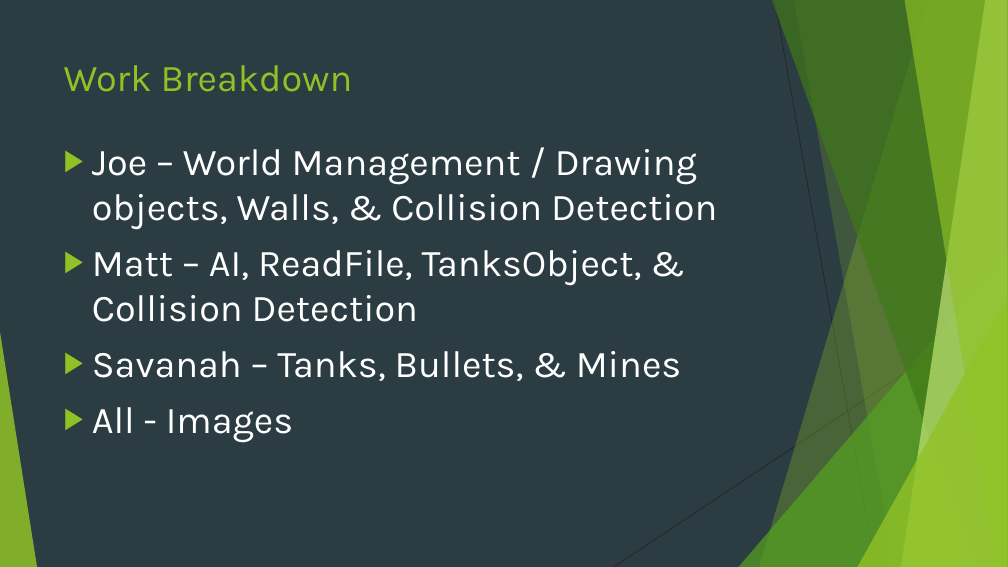
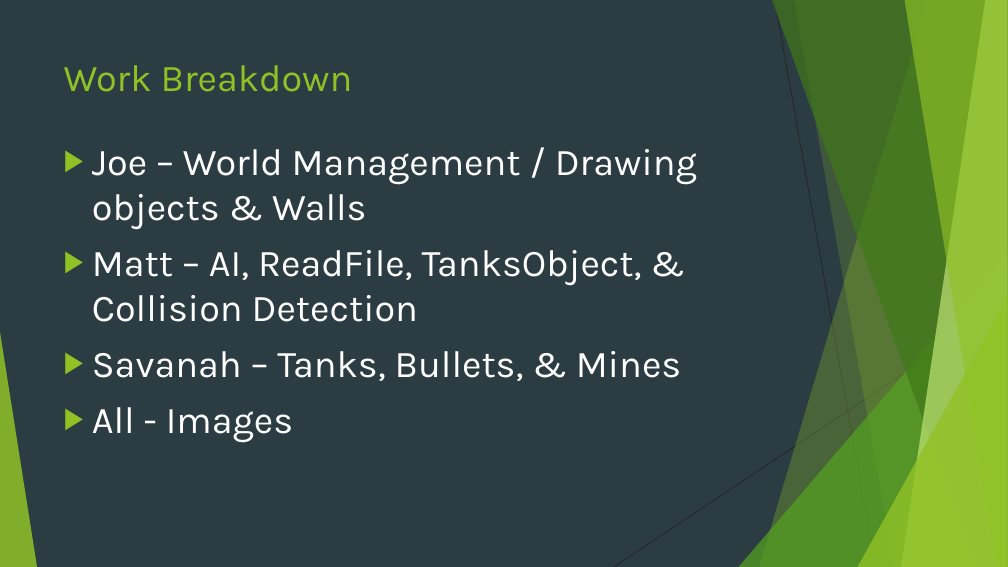
Before and after one commit to goldsteinmt/Tanks, a slide deck: slide 5 of FinalPresentation.pptx. Drawn at 1008x567 pixels with LibreOffice and Linux fonts; fonts in the diff are those of the drawing. Boxes give left, top, right and bottom in pixels: in the first picture for what was removed or moved away, otherwise in the second. Text is boxed around its words. In the diff, an @@ line names an element or a change of style, - is before the commit and + after.

```diff
--- a/FinalPresentation.pptx
+++ b/FinalPresentation.pptx
@@ text at [92, 149, 697, 229]: text changed @@
-▶ Joe – World Management / Drawing objects, Walls, & Collision Detection
+▶ Joe – World Management / Drawing objects & Walls
```
Also in this commit, not shown: 2 other slides changed.
